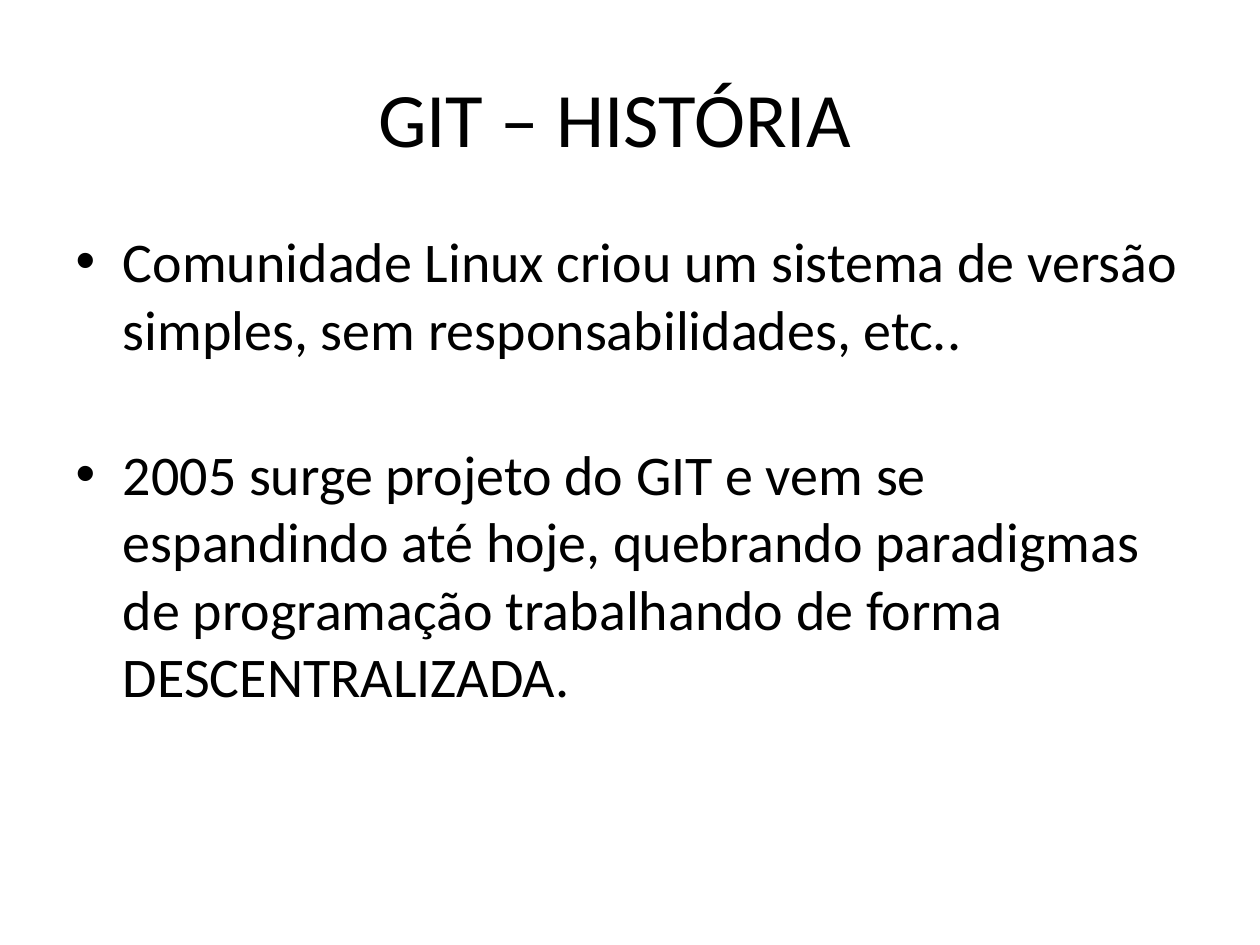
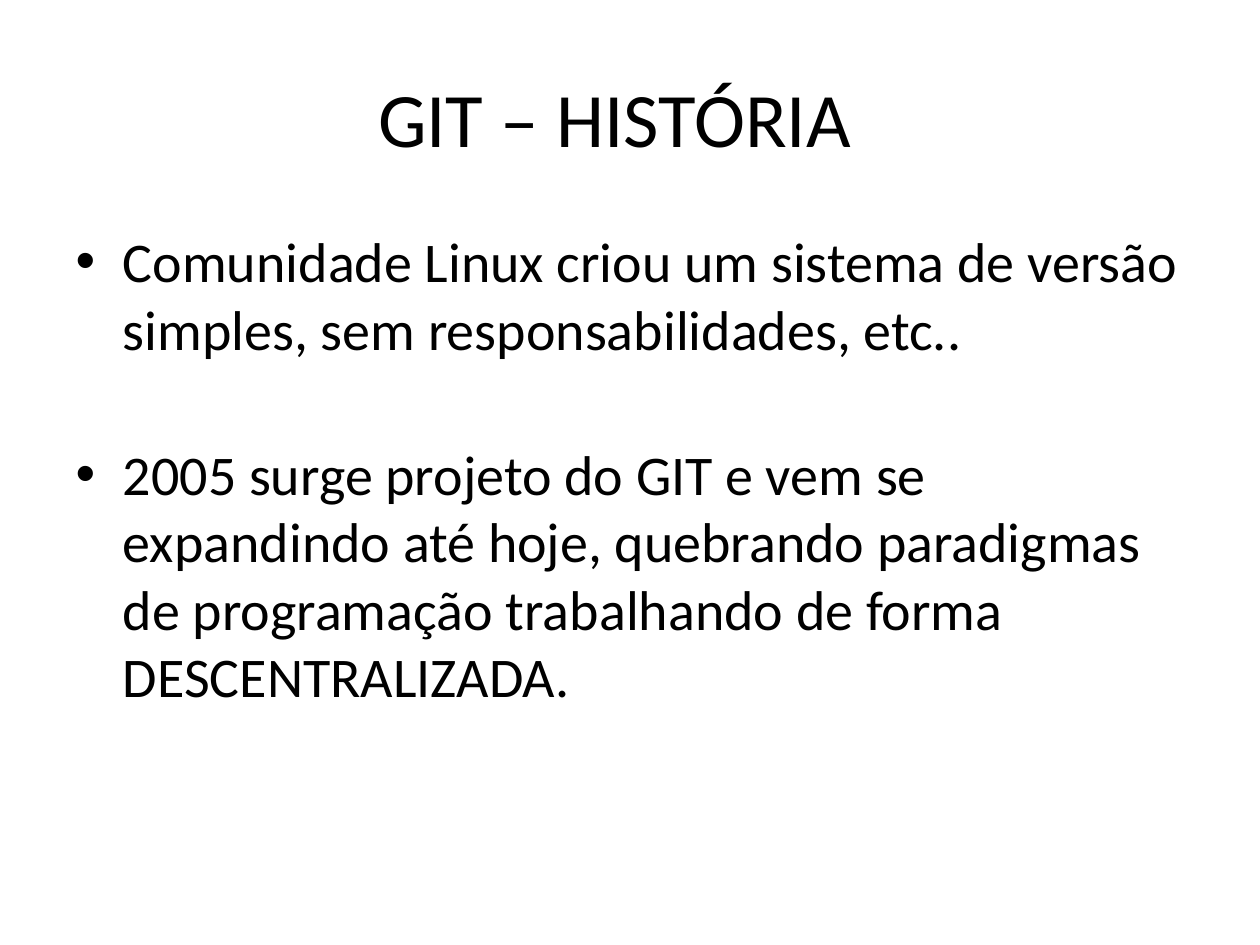
Before and after one commit to feliperoecker/tei, a slide deck: slide 5 of GIT.pptx (slide 4 before the commit). Drawn at 1260x945 pixels with LibreOffice and Linux fonts; fonts in the diff are those of the drawing. Boxes give left, top, right and bottom in pixels: in the first picture for what was removed or moved away, otherwise in the second. Text is boxed around its words. In the diff, an @@ line names an element or a change of style, - is before the commit and + after.

```diff
--- a/GIT.pptx
+++ b/GIT.pptx
@@ text at (123, 456, 1141, 698): text changed @@
-• 2005 surge projeto do GIT e vem se espandindo até hoje, quebrando paradigmas de programação trabalhando de forma DESCENTRALIZADA.
+• 2005 surge projeto do GIT e vem se expandindo até hoje, quebrando paradigmas de programação trabalhando de forma DESCENTRALIZADA.
```
Also in this commit, not shown: 3 other slides changed, 3 slides added.
